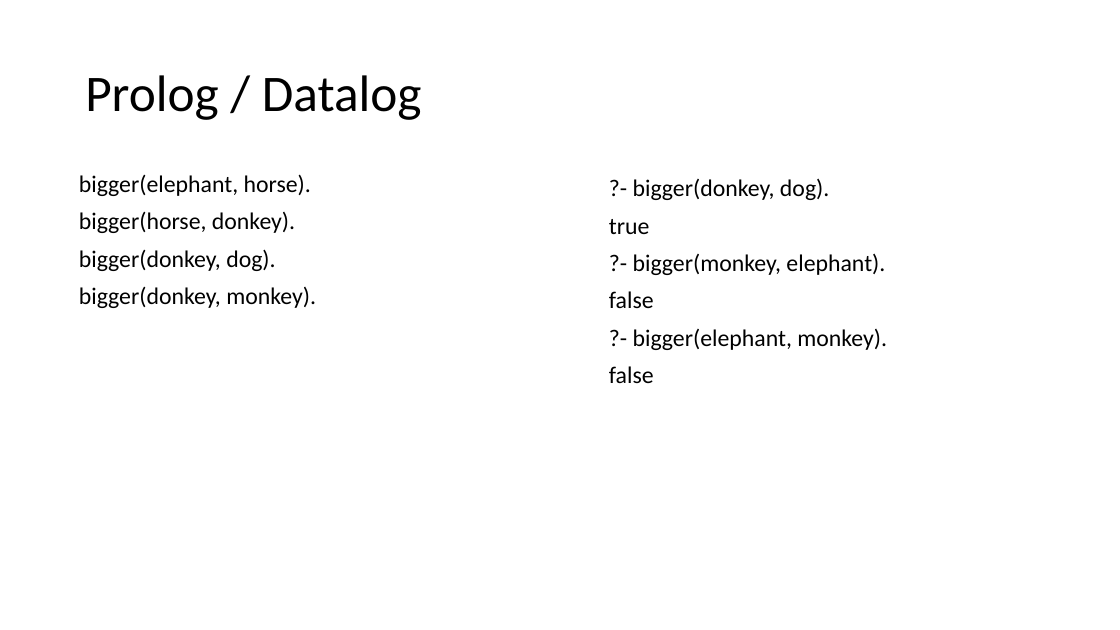
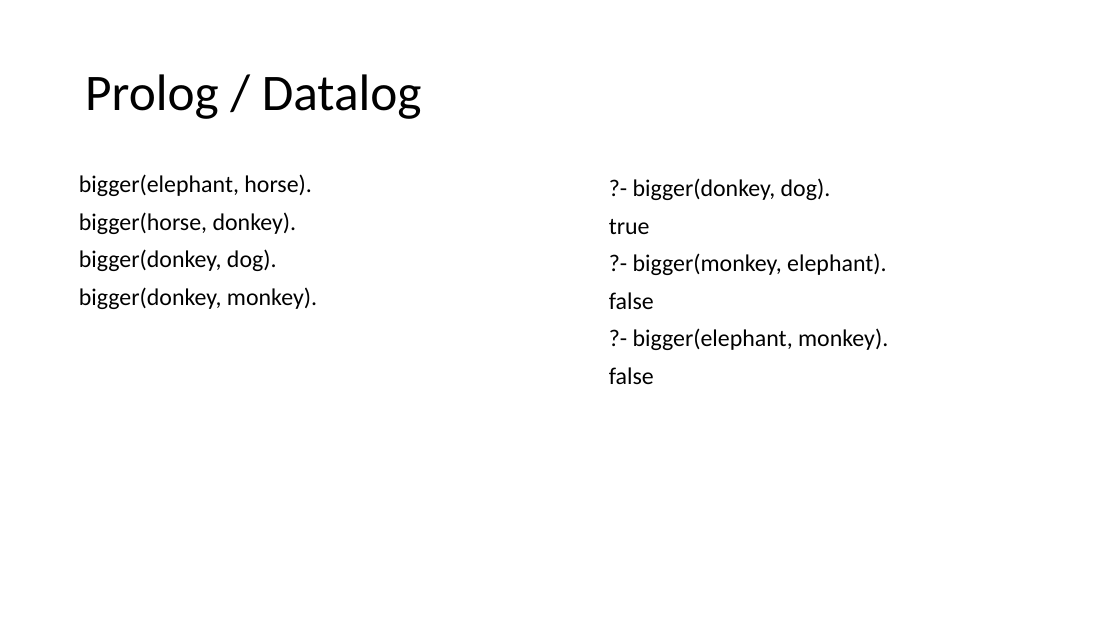
Before and after one commit to janmazak/db_praktikum, a slide deck: slide 8 of stranka/01/prolog.pptx. Drawn at 1120x630 pixels with LibreOffice and Linux fonts; fonts in the diff are those of the drawing. Boxes give left, top, right and bottom in pixels: in the first picture for what was removed or moved away, otherwise in the second. Text is boxed around its words. In the diff, an @@ line names an element or a change of style, - is before the commit and + after.

```diff
--- a/stranka/01/prolog.pptx
+++ b/stranka/01/prolog.pptx
@@ text "bigger(elephant, horse)." at bbox=[79, 174, 317, 309]: size 20.4 to 20.5 pt @@
@@ text "?- bigger(donkey, dog)." at bbox=[609, 178, 888, 384]: size 20.4 to 20.5 pt @@
```
Also in this commit, not shown: 4 other slides changed, 1 other file.
